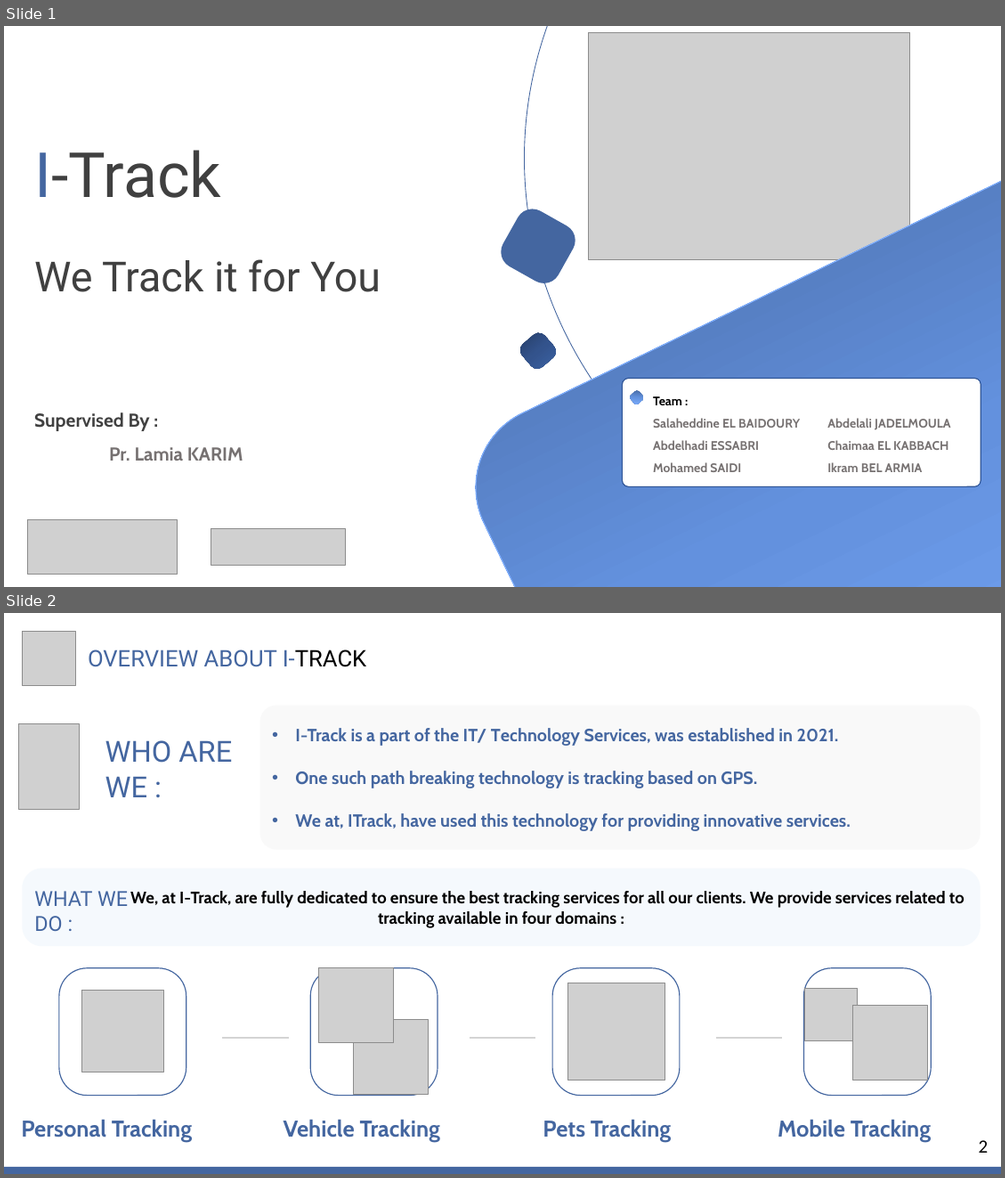
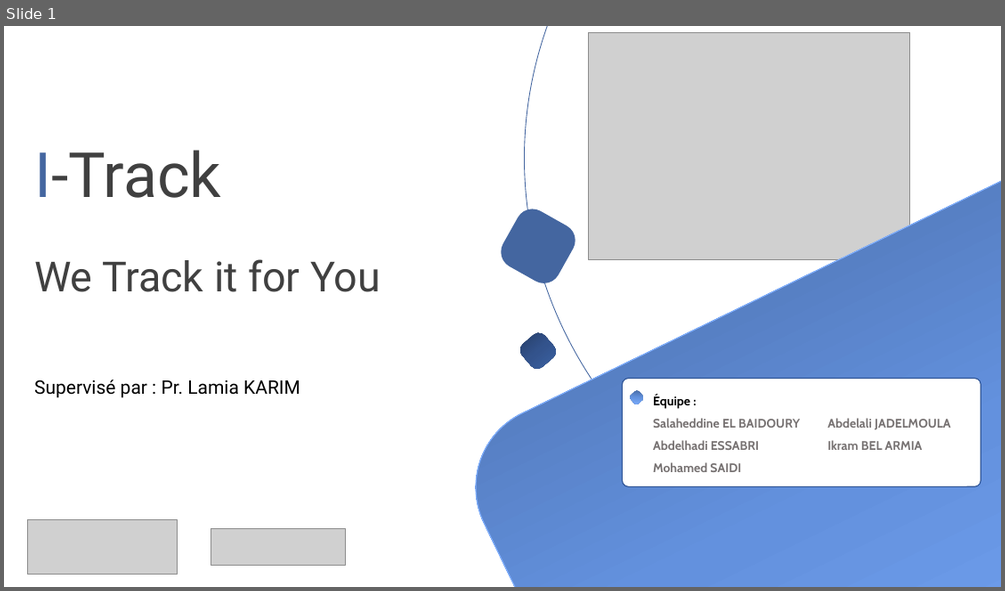
Before and after one commit to MiSalah/Real-Time-Data-Streaming-Analytics-System-for-tracking-Pedestrians, a slide deck: Progress' Presentations/Etat d'avancement - S1.pptx. Shown one above the other, each under a label of ours: slides 1 and 2 before the commit, slide 1 after it. The pictures are 1005x1178 and 1005x591 pixels, drawn with LibreOffice and Linux fonts; fonts in the diff are those of the drawing; grey boxes stand for pictures. Boxes give left, top, right and bottom in pixels: in the first picture for what was removed or moved away, otherwise in the second. Text is boxed around its words. In the diff, an @@ line names an element or a change of style, - is before the commit and + after.

```diff
--- a/Progress' Presentations/Etat d'avancement - S1.pptx
+++ b/Progress' Presentations/Etat d'avancement - S1.pptx
@@ slide 2 removed at (x1=4, y1=613, x2=1001, y2=1174), background #FFFFFF @@
@@ picture removed at (x1=22, y1=631, x2=76, y2=686) @@
@@ text removed at (x1=88, y1=649, x2=367, y2=667) @@
-OVERVIEW ABOUT I-TRACK
@@ picture removed at (x1=19, y1=724, x2=79, y2=810) @@
@@ text removed at (x1=105, y1=740, x2=232, y2=797) @@
-WHO ARE
-WE :
@@ text removed at (x1=295, y1=728, x2=850, y2=831) @@
-• I-Track is a part of the IT/ Technology Services, was established in 2021.
-• One such path breaking technology is tracking based on GPS.
-• We at, ITrack, have used this technology for providing innovative services.
@@ rounded rectangle removed at (x1=22, y1=868, x2=980, y2=946) @@
-We, at I-Track, are fully dedicated to ensure the best tracking services for all our clients. We provide services related to tracking available in four domains :
@@ text removed at (x1=34, y1=891, x2=128, y2=931) @@
-WHAT WE
-DO :
@@ rounded rectangle removed at (x1=59, y1=968, x2=186, y2=1095) @@
@@ rounded rectangle removed at (x1=310, y1=968, x2=437, y2=1095) @@
@@ picture removed at (x1=318, y1=968, x2=393, y2=1043) @@
@@ rounded rectangle removed at (x1=552, y1=968, x2=680, y2=1095) @@
@@ picture removed at (x1=568, y1=983, x2=665, y2=1080) @@
@@ rounded rectangle removed at (x1=804, y1=968, x2=931, y2=1095) @@
@@ picture removed at (x1=81, y1=989, x2=164, y2=1072) @@
@@ picture removed at (x1=805, y1=989, x2=858, y2=1041) @@
@@ picture removed at (x1=853, y1=1005, x2=928, y2=1080) @@
@@ line removed from (222, 1038) to (289, 1038) @@
@@ picture removed at (x1=353, y1=1020, x2=428, y2=1094) @@
@@ line removed from (469, 1038) to (535, 1038) @@
@@ line removed from (716, 1038) to (783, 1038) @@
@@ text removed at (x1=21, y1=1119, x2=192, y2=1142) @@
-Personal Tracking
@@ text removed at (x1=283, y1=1119, x2=440, y2=1142) @@
-Vehicle Tracking
@@ text removed at (x1=542, y1=1119, x2=671, y2=1142) @@
-Pets Tracking
@@ text removed at (x1=777, y1=1119, x2=930, y2=1142) @@
-Mobile Tracking
@@ text removed at (x1=979, y1=1140, x2=988, y2=1152) @@
-2
@@ rectangle removed at (x1=4, y1=1167, x2=1001, y2=1174) @@
@@ slide 1 changed as well @@
@@ text at (x1=34, y1=379, x2=300, y2=398): text changed; font Cabin to Roboto; text colour #404040 to #000000; bold off @@
-Supervised By :
-Pr. Lamia KARIM
+Supervisé par : Pr. Lamia KARIM
@@ text at (x1=653, y1=394, x2=690, y2=409): text changed @@
-Team :
+Équipe :
@@ text at (x1=827, y1=440, x2=948, y2=450): paragraph removed @@
-Chaimaa EL KABBACH
```
Also in this commit, not shown: 2 other slides changed, 11 slides added, 3 other slides removed, 2 other files.
